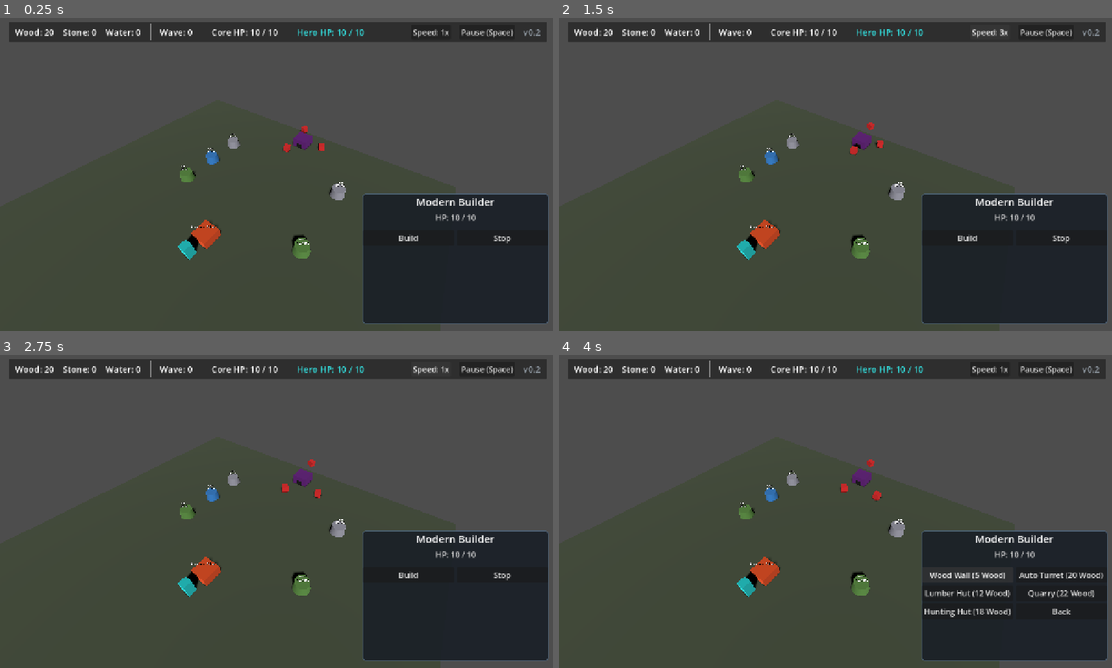
Above: before the commit, frames 1-4 (two rows, left to right).
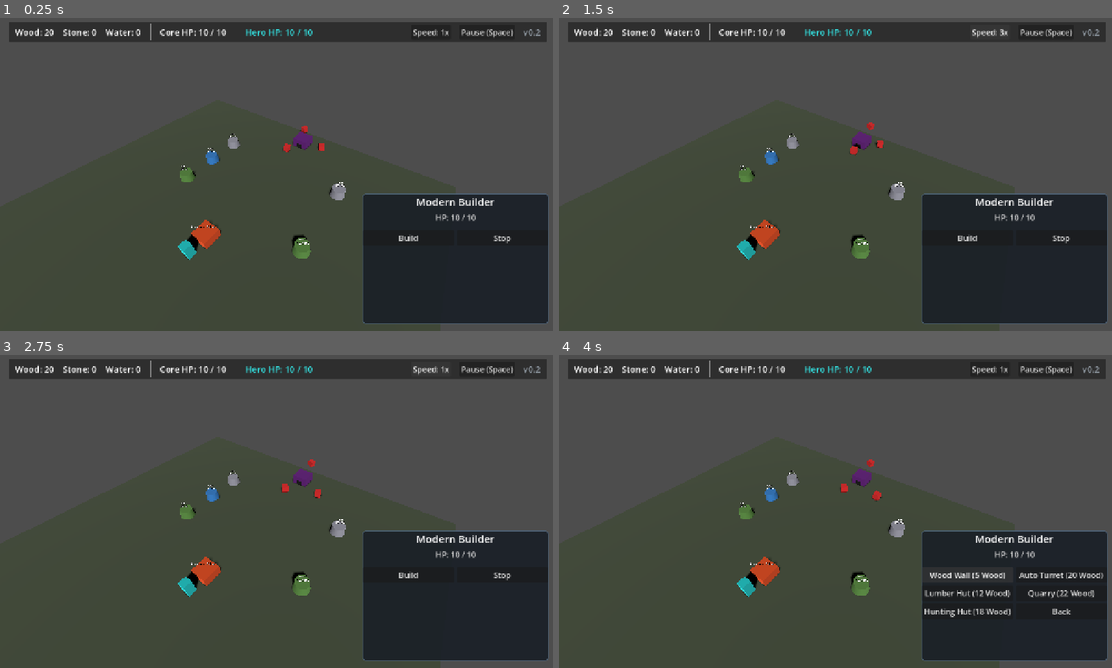
Above: after the commit, the same moments.

Repository: kcokz/dino-td
Game: Godot game, scene res://scenes/Main.tscn
Same seed, same stepped clock (60 frames per second), same inputs: the game is played once before the commit and once after it.
Inputs:
- Up to frame 1 (0.25 s): no input
- Up to frame 2 (1.5 s): click "Speed: 1x" at 0.5 s; click "Speed: 2x" at 1.25 s
- Up to frame 3 (2.75 s): click "Speed: 3x" at 2 s
- Up to frame 4 (4 s): click "Build" at 2.75 s; click "Wood Wall (5 Wood)" at 3.5 s

The runs differ from the first frame. In frame 1, 0.5% of the frame differs, in the area x 28-66%, y 3-6%; in frame 2, 0.5%; in frame 3, 0.5%; in frame 4, 0.5%.

Commit message:
fix(ui): Option Panel follows the Hero's current job and returns to him
Selection only ever changed on an explicit click, so the panel stayed on
whatever was clicked last and never reflected what the Hero was actually doing.
It now behaves the way an RTS command card is expected to:

- While the Hero is building, harvesting or tending, the panel follows that
  target, so the player watches progress without clicking it.
- When the job ends the panel returns to the Hero on its own.
- An explicitly clicked unit is pinned, and auto-follow never steals it. Yanking
  the panel away while someone is reading it is the classic way this kind of UI
  feels broken.
- Clicking the Hero, or clicking empty ground, releases the pin.
- A pinned unit that is destroyed or depleted releases the pin and falls back to
  the Hero.

Hero gained get_active_task_target(), so the panel asks him what he is working
on instead of reaching into three separate target fields.

Also records the v0.3 plan in VERSION.md: resources become physical drops that
the Hero must pick up (dinosaur meat, lumber piles, starting resources placed by
the cabin), plus the feedback layer (hit flash, death debris, hit sounds, health
bars, selection ring). Art remains deferred; the feedback layer is gameplay and
does not depend on any undecided design.

420 tests passing.

Co-Authored-By: Claude Opus 5 <noreply@anthropic.com>

Diff:
--- a/scenes/ui/HUD.tscn
+++ b/scenes/ui/HUD.tscn
@@ -85,10 +85,12 @@
 layout_mode = 2
 
 [node name="WaveLabel" type="Label" parent="Root/TopBar/MarginContainer/HBoxContainer"]
+visible = false
 layout_mode = 2
 text = "Wave: 0"
 
 [node name="VSeparator3" type="VSeparator" parent="Root/TopBar/MarginContainer/HBoxContainer"]
+visible = false
 layout_mode = 2
 
 [node name="CoreHPLabel" type="Label" parent="Root/TopBar/MarginContainer/HBoxContainer"]
--- a/scripts/entities/Hero.gd
+++ b/scripts/entities/Hero.gd
@@ -826,3 +826,21 @@
 		if get_tree().root:
 			return get_tree().root.find_child("GridManager", true, false)
 	return null
+
+## The thing the Hero is currently working on (or walking towards), or null when
+## he has nothing queued. The Option Panel follows this so the player watches the
+## job in progress without having to click it, and gets the Hero back when it ends.
+func get_active_task_target() -> Node:
+	match current_state:
+		State.BUILDING:
+			return target_building if is_instance_valid(target_building) else null
+		State.HARVESTING:
+			return target_resource_node if is_instance_valid(target_resource_node) else null
+		State.TENDING:
+			return target_tend_building if is_instance_valid(target_tend_building) else null
+		State.MOVING:
+			# En route: show whatever he is on his way to, if anything.
+			for t in [target_building, target_tend_building, target_resource_node]:
+				if t != null and is_instance_valid(t):
+					return t
+	return null
--- a/scripts/ui/HUD.gd
+++ b/scripts/ui/HUD.gd
@@ -338,6 +338,8 @@
 	if restart_btn:
 		restart_btn.text = tr("BTN_RESTART")
 
+	_hide_legacy_phase_controls()
+
 func show_hint(msg: String, duration: float = 2.5) -> void:
 	if hint_label == null:
 		_ensure_ui_components()
@@ -649,11 +651,15 @@
 	if details_label and is_instance_valid(details_label):
 		details_label.add_theme_font_size_override("font_size", label_size)
 
-## v0.2 removed the deploy/attack/produce phases, so the phase-era top-bar controls
-## (AP, deploy countdown, phase name, "end deployment") no longer describe anything
-## the player can act on. They stay instantiated for API compatibility until the
-## phase machine itself is deleted from GameState, but are hidden from the player.
+## v0.2 removed the deploy/attack/produce phases and made raids continuous/random,
+## so phase-era top-bar controls (AP, deploy countdown, phase name, "end deployment")
+## and the wave counter no longer describe anything the player acts on directly.
+## They stay instantiated for API compatibility until legacy systems are deleted,
+## but are hidden from the player.
 func _hide_legacy_phase_controls() -> void:
-	for ctrl in [ap_label, deploy_timer_label, phase_label, end_action_btn]:
+	for ctrl in [ap_label, deploy_timer_label, phase_label, end_action_btn, wave_label]:
 		if ctrl and is_instance_valid(ctrl):
 			ctrl.visible = false
+	var vsep3 = find_child("VSeparator3", true, false)
+	if vsep3 and is_instance_valid(vsep3):
+		vsep3.visible = false
--- a/scripts/ui/OptionPanel.gd
+++ b/scripts/ui/OptionPanel.gd
@@ -12,6 +12,12 @@
 
 var selected_unit: Node = null
 var current_menu: String = "default" # "default" or "build"
+
+## True while the player has deliberately pinned a unit by clicking it. Auto-follow
+## never steals a pinned selection: yanking the panel away while someone is reading
+## it is the classic way this kind of UI feels broken. Clicking the Hero, or clicking
+## empty ground, releases the pin and hands control back to auto-follow.
+var selection_is_manual: bool = false
 
 # UI Nodes
 var title_label: Label = null
@@ -51,9 +57,11 @@
 			eb.locale_changed.disconnect(_on_locale_changed)
 
 func _on_unit_selected(unit: Node) -> void:
+	selection_is_manual = not _is_hero(unit)
 	set_selected_unit(unit)
 
 func _on_unit_deselected() -> void:
+	selection_is_manual = false
 	clear_selection()
 
 func _on_locale_changed(_locale: String) -> void:
@@ -98,20 +106,44 @@
 	_refresh_ui()
 
 func _process(delta: float) -> void:
+	# A pinned unit that disappears (destroyed, depleted) releases the pin.
+	if selected_unit != null and (not is_instance_valid(selected_unit) or selected_unit.is_queued_for_deletion()):
+		selection_is_manual = false
+		clear_selection()
+		return
+
+	_follow_hero_task()
+
 	if selected_unit == null:
-		# The panel is built before Main spawns the Hero, so the initial _refresh_ui()
-		# finds nothing. Keep trying until the Hero exists, then default to it.
-		var hero = _get_hero()
-		if hero != null and is_instance_valid(hero):
-			set_selected_unit(hero)
-		return
-	if not is_instance_valid(selected_unit) or selected_unit.is_queued_for_deletion():
-		clear_selection()
 		return
 	_last_refresh_time += delta
 	if _last_refresh_time >= 0.25:
 		_last_refresh_time = 0.0
 		_update_status_display()
+
+## Keeps the panel on whatever the Hero is working on, and returns it to the Hero
+## the moment that job finishes. Does nothing while the player has pinned a unit.
+func _follow_hero_task() -> void:
+	var hero = _get_hero()
+	if hero == null or not is_instance_valid(hero):
+		return
+	if selection_is_manual:
+		return
+
+	var task: Node = null
+	if hero.has_method("get_active_task_target"):
+		task = hero.get_active_task_target()
+	if task != null and not is_instance_valid(task):
+		task = null
+
+	var want: Node = task if task != null else hero
+	if want != selected_unit:
+		set_selected_unit(want)
+
+func _is_hero(unit: Node) -> bool:
+	if unit == null or not is_instance_valid(unit):
+		return false
+	return unit.is_in_group("hero") or unit == _get_hero()
 
 func _ensure_components() -> void:
 	name = "OptionPanel"
--- a/tests/test_v02_followups.gd
+++ b/tests/test_v02_followups.gd
@@ -89,6 +89,7 @@
 	assert_false(hud.deploy_timer_label.visible, "Deploy countdown hidden (no phases in v0.2)")
 	assert_false(hud.phase_label.visible, "Phase label hidden (no phases in v0.2)")
 	assert_false(hud.end_action_btn.visible, "End-deployment button hidden (no phases in v0.2)")
+	assert_false(hud.wave_label.visible, "Wave label hidden (hidden concept in v0.2 continuous mode)")
 
 func test_03_build_menu_is_driven_by_config_buildable_types() -> void:
 	assert_not_null(option_panel_script, "OptionPanel.gd must exist")
@@ -472,3 +473,112 @@
 	var hut: int = cost_of("lumber_hut")
 	assert_lt(wallet, tower + hut,
 		"Opening wood (%d) must force a choice between a tower (%d) and an economy building (%d)" % [wallet, tower, hut])
+
+# ==============================================================================
+# 7. Option Panel follows the Hero's current job
+# ==============================================================================
+
+func _panel_and_hero() -> Array:
+	var panel = option_panel_script.new()
+	var hero = hero_script.new()
+	_cleanup_nodes.append(panel)
+	_cleanup_nodes.append(hero)
+	tree.root.add_child(hero)
+	tree.root.add_child(panel)
+	await wait_frames(1)
+	return [panel, hero]
+
+func test_23_panel_rests_on_the_hero_when_idle() -> void:
+	var pair = await _panel_and_hero()
+	var panel = pair[0]
+	var hero = pair[1]
+	panel._process(0.0)
+	assert_eq(panel.selected_unit, hero, "With nothing happening the panel shows the Hero")
+	assert_false(panel.selection_is_manual, "A resting selection is not pinned")
+
+func test_24_panel_follows_the_job_then_returns_to_the_hero() -> void:
+	var pair = await _panel_and_hero()
+	var panel = pair[0]
+	var hero = pair[1]
+	var hut = lumber_hut_script.new()
+	_cleanup_nodes.append(hut)
+	tree.root.add_child(hut)
+	hut.complete_construction()
+	hut.position = Vector3(2.0, 0.0, 0.0)
+	await wait_frames(1)
+
+	hero.order_tend(hut)
+	panel._process(0.0)
+	assert_eq(panel.selected_unit, hut, "Panel follows the building the Hero is working on")
+
+	# Job over: the Hero goes idle and the panel comes back to him on its own.
+	hero.order_stop()
+	panel._process(0.0)
+	assert_eq(panel.selected_unit, hero, "Panel returns to the Hero when the job ends")
+
+func test_25_a_clicked_unit_is_pinned_and_not_stolen() -> void:
+	var pair = await _panel_and_hero()
+	var panel = pair[0]
+	var hero = pair[1]
+	var tower_script: GDScript = load("res://scripts/entities/Tower.gd")
+	var tower = tower_script.new()
+	var hut = lumber_hut_script.new()
+	_cleanup_nodes.append(tower)
+	_cleanup_nodes.append(hut)
+	tree.root.add_child(tower)
+	tree.root.add_child(hut)
+	hut.complete_construction()
+	hut.position = Vector3(2.0, 0.0, 0.0)
+	await wait_frames(1)
+
+	# The player clicks a tower to read it, then the Hero starts a job elsewhere.
+	panel._on_unit_selected(tower)
+	assert_true(panel.selection_is_manual, "Clicking a unit pins the panel to it")
+	hero.order_tend(hut)
+	panel._process(0.0)
+	assert_eq(panel.selected_unit, tower, "Auto-follow must not yank the panel off a pinned unit")
+
+	# Clicking the Hero is the resting choice, so it releases the pin.
+	panel._on_unit_selected(hero)
+	assert_false(panel.selection_is_manual, "Selecting the Hero releases the pin")
+	panel._process(0.0)
+	assert_eq(panel.selected_unit, hut, "Auto-follow resumes once the pin is released")
+
+func test_26_deselecting_releases_the_pin() -> void:
+	var pair = await _panel_and_hero()
+	var panel = pair[0]
+	var hero = pair[1]
+	var tower_script: GDScript = load("res://scripts/entities/Tower.gd")
+	var tower = tower_script.new()
+	_cleanup_nodes.append(tower)
+	tree.root.add_child(tower)
+	await wait_frames(1)
+
+	panel._on_unit_selected(tower)
+	assert_true(panel.selection_is_manual, "Pinned to the tower")
+
+	# Clicking empty ground deselects.
+	panel._on_unit_deselected()
+	assert_false(panel.selection_is_manual, "Deselecting releases the pin")
+	panel._process(0.0)
+	assert_eq(panel.selected_unit, hero, "Panel falls back to the Hero")
+
+func test_27_a_pinned_unit_that_disappears_releases_the_pin() -> void:
+	var pair = await _panel_and_hero()
+	var panel = pair[0]
+	var hero = pair[1]
+	var wall_script: GDScript = load("res://scripts/entities/Wall.gd")
+	var wall = wall_script.new()
+	tree.root.add_child(wall)
+	wall.complete_construction()
+	await wait_frames(1)
+
+	panel._on_unit_selected(wall)
+	assert_eq(panel.selected_unit, wall, "Pinned to the wall")
+
+	# The wall is destroyed while the player is looking at it.
+	wall.queue_free()
+	await wait_frames(2)
+	panel._process(0.0)
+	assert_false(panel.selection_is_manual, "A vanished pin is released")
+	assert_eq(panel.selected_unit, hero, "Panel falls back to the Hero")
Not shown, changed: VERSION.md
